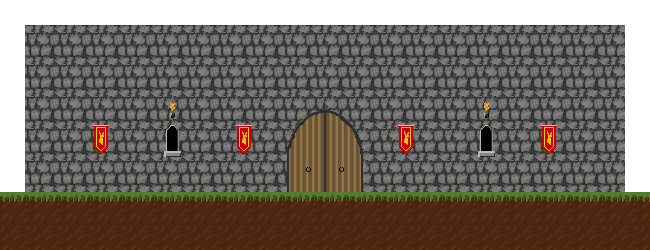
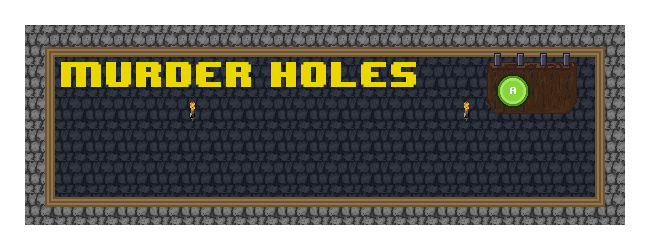
Before/after of a (650, 250) layered artwork. What changed in the layer stack:
added group "sign" with 5 layers above "Room Labels" over (487, 53, 577, 114)
added layer "greenbutton" in group "sign" over (496, 74, 530, 108)
added layer "yellowbutton" in group "sign" over (496, 74, 530, 108)
added layer "bluebutton" in group "sign" over (496, 74, 530, 108)
added layer "redbutton" in group "sign" over (496, 74, 530, 108)
added layer "hangingsign" in group "sign" over (487, 53, 577, 114)
added group "Room Labels" with 10 layers above "wood walls" over (61, 62, 446, 87)
added layer "Murder holes" in group "Room Labels" over (61, 62, 416, 87)
showed "wood walls" over (45, 47, 605, 207)
added group "room sconce left" with 3 layers above "room sconce right" over (190, 99, 195, 121)
added layer "sconce" (1st of 4, in "room sconce left") in group "room sconce left" over (190, 110, 195, 121)
added layer "fire" (1st of 4, in "room sconce left") in group "room sconce left" over (190, 101, 195, 111)
added group "room sconce right" with 3 layers above "Layer 1" over (464, 99, 469, 121)
added layer "sconce" (2nd of 4, in "room sconce right") in group "room sconce right" over (464, 110, 469, 121)
added layer "fire" (2nd of 4, in "room sconce right") in group "room sconce right" over (464, 101, 469, 111)
added layer "Layer 1" above "room outline" over (45, 47, 605, 207)
showed "room outline" over (45, 47, 605, 207)
hid group "entrance assets" (17 layers) over (0, 99, 650, 250)
